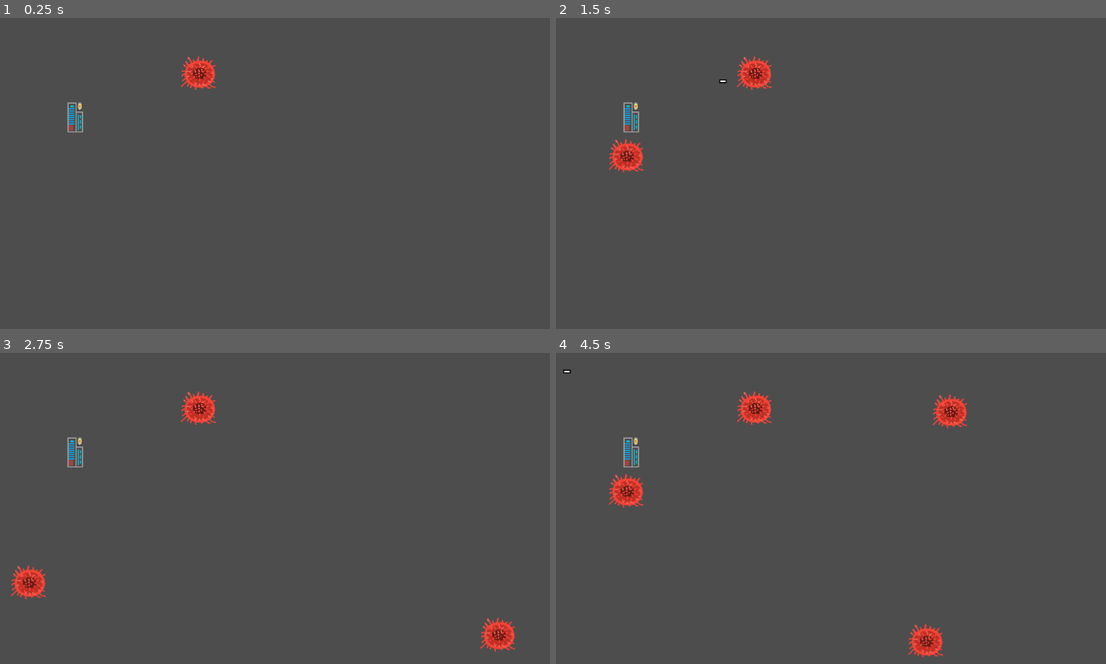
Above: before the commit, frames 1-4 (two rows, left to right).
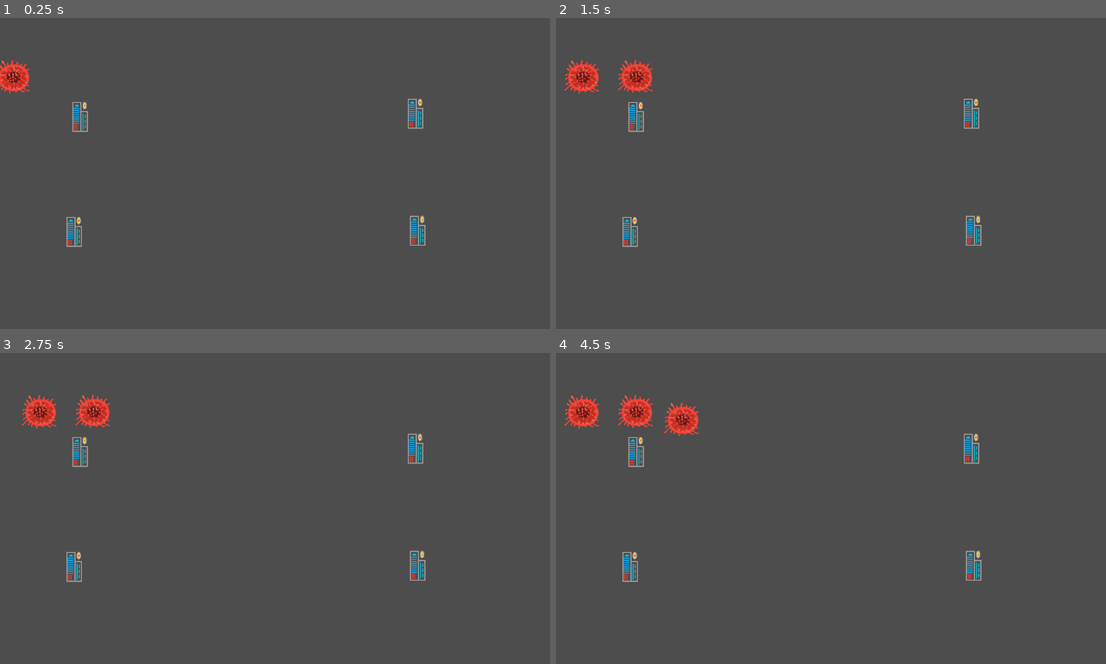
Above: after the commit, the same moments.

Repository: pbagnoud/minijam183
Game: Godot game, scene res://Scenes/main.tscn
Two runs of this game, one before a commit and one after it. Both use one fixed random seed, a clock stepped at 60 frames per second and the inputs below. Before the commit the project has no main scene; this scene is started directly in both runs.
Inputs:
- Up to frame 1 (0.25 s): no input
- Up to frame 2 (1.5 s): no input
- Up to frame 3 (2.75 s): no input
- Up to frame 4 (4.5 s): no input

The runs differ from the first frame. In frame 1, 1.7% of the frame differs, in the area x 0-78%, y 12-74%; in frame 2, 2.7%; in frame 3, 3.2%; in frame 4, 4.2%, in the area x 1-78%, y 5-99%.

Commit message:
enemies die

Diff:
--- a/minijam183/Scenes/bullet.tscn
+++ b/minijam183/Scenes/bullet.tscn
@@ -17,7 +17,7 @@
 "speed": 5.0
 }]
 
-[node name="Bullet" type="RigidBody2D"]
+[node name="Bullet" type="RigidBody2D" groups=["bullet"]]
 gravity_scale = 0.0
 script = ExtResource("1_xjght")
 
--- a/minijam183/Scenes/main.tscn
+++ b/minijam183/Scenes/main.tscn
@@ -1,10 +1,9 @@
-[gd_scene load_steps=7 format=3 uid="uid://cmncqxuqr8v2a"]
+[gd_scene load_steps=6 format=3 uid="uid://cmncqxuqr8v2a"]
 
 [ext_resource type="Script" uid="uid://u30m5v5kx01q" path="res://Scripts/main.gd" id="1_bo1nx"]
 [ext_resource type="PackedScene" uid="uid://uhkrxd3pu5a3" path="res://Scenes/tower.tscn" id="2_8gbba"]
-[ext_resource type="Script" path="res://Scripts/path_2d.gd" id="3_jjvhh"]
+[ext_resource type="Script" uid="uid://c2l8gofjp1y23" path="res://Scripts/path_2d.gd" id="3_jjvhh"]
 [ext_resource type="PackedScene" uid="uid://bygoxtbqyrhyo" path="res://Scenes/path_follow_2d.tscn" id="4_kry3j"]
-[ext_resource type="PackedScene" uid="uid://dk1h6dnsl2hej" path="res://Scenes/enemy.tscn" id="5_kry3j"]
 
 [sub_resource type="Curve2D" id="Curve2D_jjvhh"]
 _data = {
@@ -16,18 +15,15 @@
 script = ExtResource("1_bo1nx")
 
 [node name="Tower1" parent="." instance=ExtResource("2_8gbba")]
-position = Vector2(143, 187)
+position = Vector2(152, 186)
 
 [node name="Tower2" parent="." instance=ExtResource("2_8gbba")]
-visible = false
 position = Vector2(141, 401)
 
 [node name="Tower4" parent="." instance=ExtResource("2_8gbba")]
-visible = false
 position = Vector2(778, 180)
 
 [node name="Tower3" parent="." instance=ExtResource("2_8gbba")]
-visible = false
 position = Vector2(782, 399)
 
 [node name="Round_timer" type="Timer" parent="."]
@@ -41,9 +37,7 @@
 [node name="PathFollow2D" parent="Path2D" instance=ExtResource("4_kry3j")]
 position = Vector2(1151, 108)
 progress = 2916.07
-
-[node name="CharacterBody2D" parent="." instance=ExtResource("5_kry3j")]
-position = Vector2(370, 102)
+loop = true
 
 [connection signal="timeout" from="Round_timer" to="." method="_on_round_timer_timeout"]
 [connection signal="timeout" from="Spawn_timer" to="." method="_on_spawn_timer_timeout"]
--- a/minijam183/Scenes/path_follow_2d.tscn
+++ b/minijam183/Scenes/path_follow_2d.tscn
@@ -3,7 +3,7 @@
 [ext_resource type="Script" uid="uid://bsw1qqufhwspe" path="res://Scripts/path_follow_2d.gd" id="1_a0hxn"]
 [ext_resource type="PackedScene" uid="uid://dk1h6dnsl2hej" path="res://Scenes/enemy.tscn" id="2_qdug8"]
 
-[node name="PathFollow2D" type="PathFollow2D"]
+[node name="PathFollow2D" type="PathFollow2D" groups=["enemy"]]
 rotation = -0.00425529
 rotates = false
 loop = false
--- a/minijam183/Scenes/tower.tscn
+++ b/minijam183/Scenes/tower.tscn
@@ -21,6 +21,7 @@
 sprite_frames = SubResource("SpriteFrames_tghyl")
 
 [node name="tower_timer" type="Timer" parent="."]
+wait_time = 1.5
 autostart = true
 
 [connection signal="timeout" from="tower_timer" to="." method="_on_tower_timer_timeout"]
--- a/minijam183/Scripts/enemy.gd
+++ b/minijam183/Scripts/enemy.gd
@@ -2,10 +2,14 @@
 
 signal hit
 
+var real_position: Vector2
 
 func _on_area_2d_body_entered(body: Node2D) -> void:
-	pass # Replace with function body.
+	if body.is_in_group("bullet") :
+		get_parent().queue_free()
 
+func _process(delta: float) -> void:
+	pass
 
 func on_hit() :
 	hit.emit()
--- a/minijam183/Scripts/path_follow_2d.gd
+++ b/minijam183/Scripts/path_follow_2d.gd
@@ -1,6 +1,6 @@
 extends PathFollow2D
 
-@export var runspeed = 1000
+@export var runspeed = 100
 
 func _process(delta: float) -> void:
 		set_progress(progress + runspeed * delta)
--- a/minijam183/Scripts/tower.gd
+++ b/minijam183/Scripts/tower.gd
@@ -7,35 +7,40 @@
 @export var number : int
 var color: int = 1
 var power: int = 1
-var range: int = 1000
+var range: int = 100
 var shot_speed: int = 400
 var closestDistance: int
 
 func _on_tower_timer_timeout() -> void:
-	fire()
+	if visible :
+		fire()
 
 func find_closest_enemy():
-	var closestEnemy
+	var closestEnemy = null
 	closestDistance = range
 	var all_enemy = get_tree().get_nodes_in_group("enemy")
-	print(all_enemy)
+	#print(all_enemy)
+	print("start loop")
+	print("ma position :", position)
 	for enemy in all_enemy:
+		print("position ennemi :", enemy.position)
 		var gun2enemy_distance = position.distance_to(enemy.position)
 		if gun2enemy_distance < closestDistance:
 			closestDistance = gun2enemy_distance
+			print("plus proche", closestDistance)
 			closestEnemy = enemy
+		else :
+			print("nobody in range")
 	return closestEnemy
 
 func fire():
-	print(bullet_scene)
 	# detect closest enemy
 	var closestEnemy = find_closest_enemy()
-	print(closestEnemy)
 	if closestEnemy != null :
 		# create new bullet, with speed and rotation and characteristics (?)
 		var direction = closestEnemy.position - self.position
 		print(direction)
-		new_bullet.emit(direction.normalized(), shot_speed, [])
+		#new_bullet.emit(direction.normalized(), shot_speed, [])
 		var bullet = bullet_scene.instantiate()
 		# Choose a random location on Path2D.
 		#var mob_spawn_location = $MobPath/MobSpawnLocation
@@ -50,5 +55,4 @@
 
 		# Spawn the mob by adding it to the Main scene.
 		add_child(bullet)
-
 	pass
--- a/minijam183/project.godot
+++ b/minijam183/project.godot
@@ -11,9 +11,11 @@
 [application]
 
 config/name="minijam183"
+run/main_scene="uid://cmncqxuqr8v2a"
 config/features=PackedStringArray("4.4", "Forward Plus")
 config/icon="res://icon.svg"
 
 [global_group]
 
 enemy=""
+bullet=""
Not shown: 1 places in minijam183/Scenes/start_screen.tscn that only renumber resources
